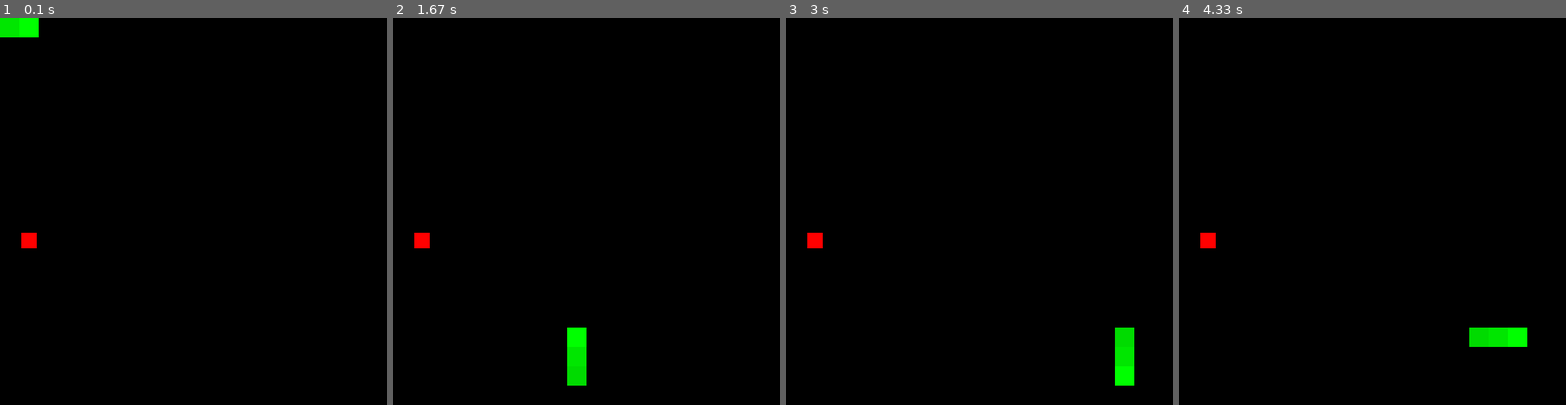
Above: before the commit, frames 1-4 (left to right).
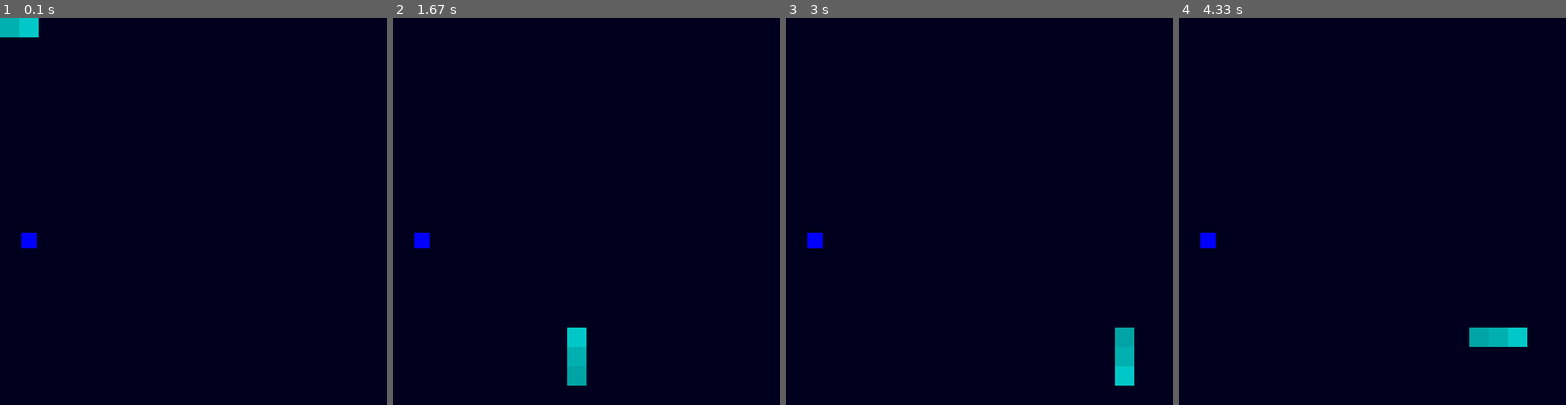
Above: after the commit, the same moments.

Repository: NotchArrow/PygameSnake
Game: pygame game, started from Main.py
Same seed, same stepped clock (60 frames per second), same inputs: the game is played once before the commit and once after it.
Inputs:
- Up to frame 1 (0.1 s): no input
- Up to frame 2 (1.67 s): tap Enter at 0.33 s; hold W 1.17-1.63 s
- Up to frame 3 (3 s): hold D 1.67-2.13 s; hold A 2.17-2.7 s; hold S from 2.73 s (still down)
- Up to frame 4 (4.33 s): release S at 3.03 s; hold A 3.07-3.47 s; hold W 3.5-3.87 s; hold D from 3.9 s (still down)

The runs differ from the first frame. In frame 1, 100% of the frame differs, in the area x 0-100%, y 0-100%; in frame 2, 100%; in frame 3, 100%; in frame 4, 100%.

Commit message:
Blue theme, more customization

Diff:
--- a/Main.py
+++ b/Main.py
@@ -129,9 +129,9 @@
         offset = (game.GRID - size) / 2
 
         if self.golden:
-            color = (255, 255, 0)
+            color = game.goldenAppleColor
         else:
-            color = (255, 0, 0)
+            color = game.appleColor
 
         pygame.draw.rect(game.screen, color, pygame.Rect(self.position.x + offset, self.position.y + offset, size, size))
 
@@ -144,7 +144,10 @@
         self.SCREEN_HEIGHT = SCREEN_HEIGHT
         self.SCREEN_SIZE = (self.SCREEN_WIDTH * self.GRID, self.SCREEN_HEIGHT * self.GRID)
         self.screen = pygame.display.set_mode(self.SCREEN_SIZE)
+
         self.backgroundColor = (0, 0, 0)
+        self.appleColor = (255, 0, 0)
+        self.goldenAppleColor = (255, 255, 0)
 
         self.appleCount = appleCount
         self.apples = []
@@ -156,6 +159,7 @@
         self.gradientDecline = 25
         self.goldenChance = 0.1
         self.appleInc = -1
+        self.startLength = 3
 
     def run(self):
         clock = pygame.time.Clock()
@@ -167,7 +171,7 @@
                     direction = Direction.EAST
                 else:
                     direction = Direction.WEST
-                self.snakes.append(Snake(pygame.Vector2(self.GRID * i, self.GRID * i), direction, 3,
+                self.snakes.append(Snake(pygame.Vector2(self.GRID * i, self.GRID * i), direction, self.startLength,
                                          data[0], data[1]))
         for i in range(self.appleCount):
             self.apples.append(Apple(self))
@@ -223,10 +227,14 @@
     30, 20, 20,
     1, 1,
 
-    [([pygame.K_w, pygame.K_s, pygame.K_a, pygame.K_d], (0, 255, 0)),
-     ([pygame.K_UP, pygame.K_DOWN, pygame.K_LEFT, pygame.K_RIGHT], (200, 200, 0)),
+    [([pygame.K_w, pygame.K_s, pygame.K_a, pygame.K_d], (0, 200, 200)),
+     ([pygame.K_UP, pygame.K_DOWN, pygame.K_LEFT, pygame.K_RIGHT], (100, 100, 200)),
      ([pygame.K_i, pygame.K_k, pygame.K_j, pygame.K_l], (200, 0, 200)),
-     ([pygame.K_t, pygame.K_g, pygame.K_f, pygame.K_h], (200, 200, 200))]
+     ([pygame.K_t, pygame.K_g, pygame.K_f, pygame.K_h], (150, 150, 200))]
 )
-#snakeGame.backgroundColor = (0, 0, 255)
+
+snakeGame.backgroundColor = (0, 0, 30)
+snakeGame.appleColor = (0, 0, 255)
+snakeGame.goldenAppleColor = (0, 255, 255)
+
 snakeGame.run()
